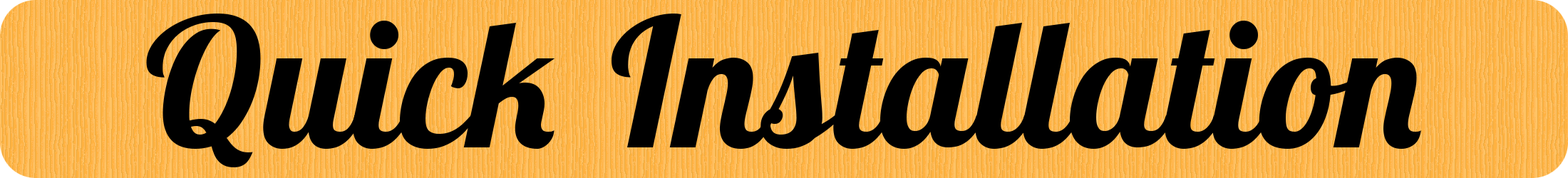
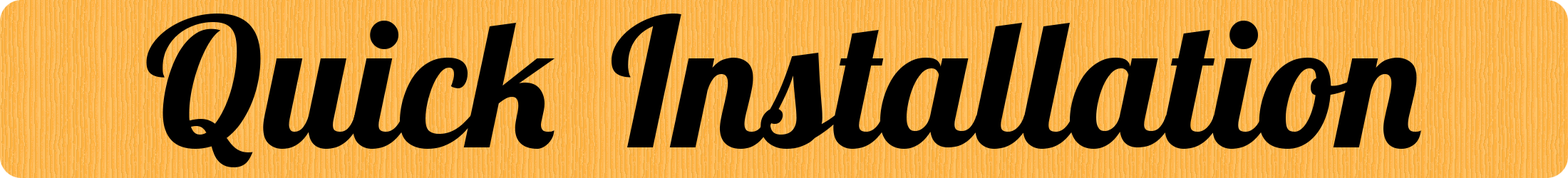
Revision of a layered w=1568, h=178 image; what changed, layer by layer:
painted on "Background" over [0,0,1568,178]
